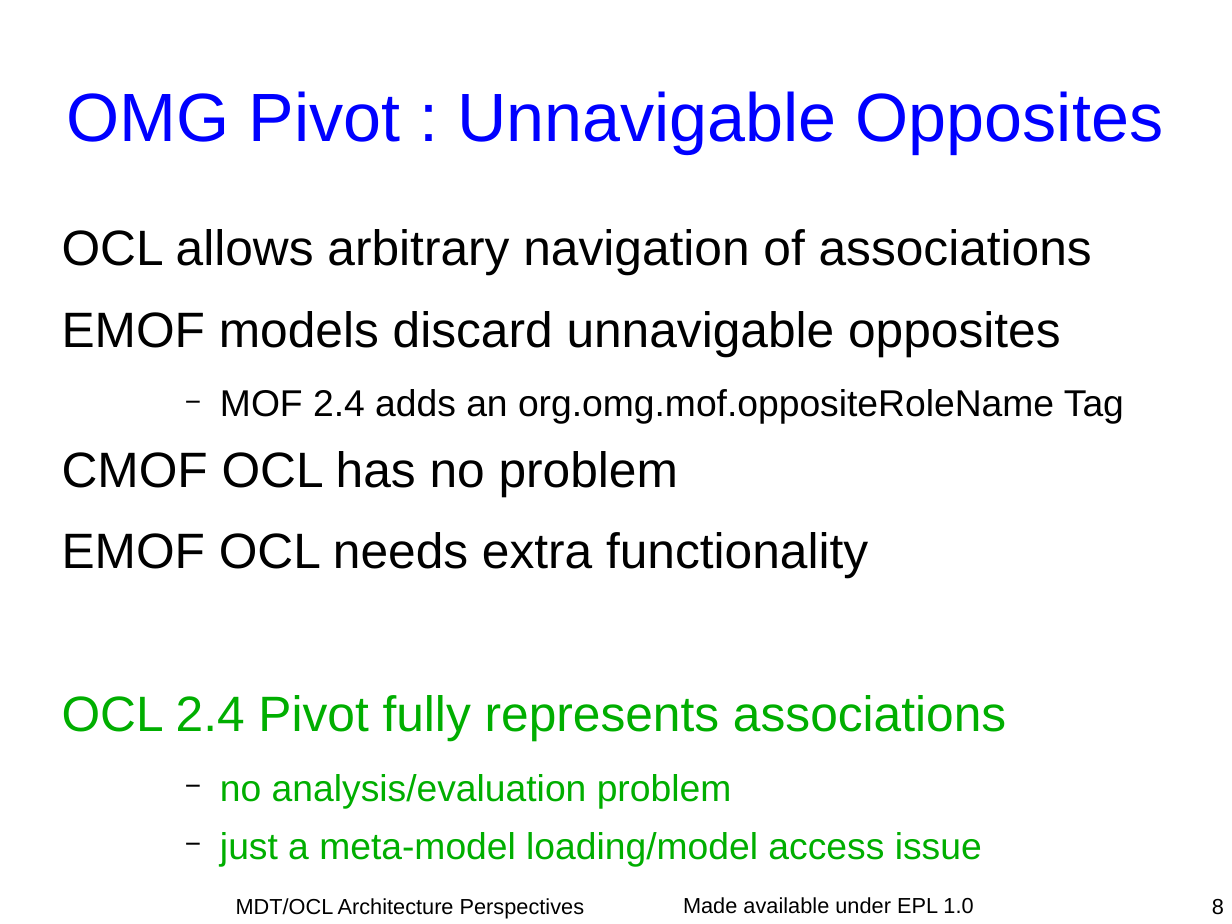
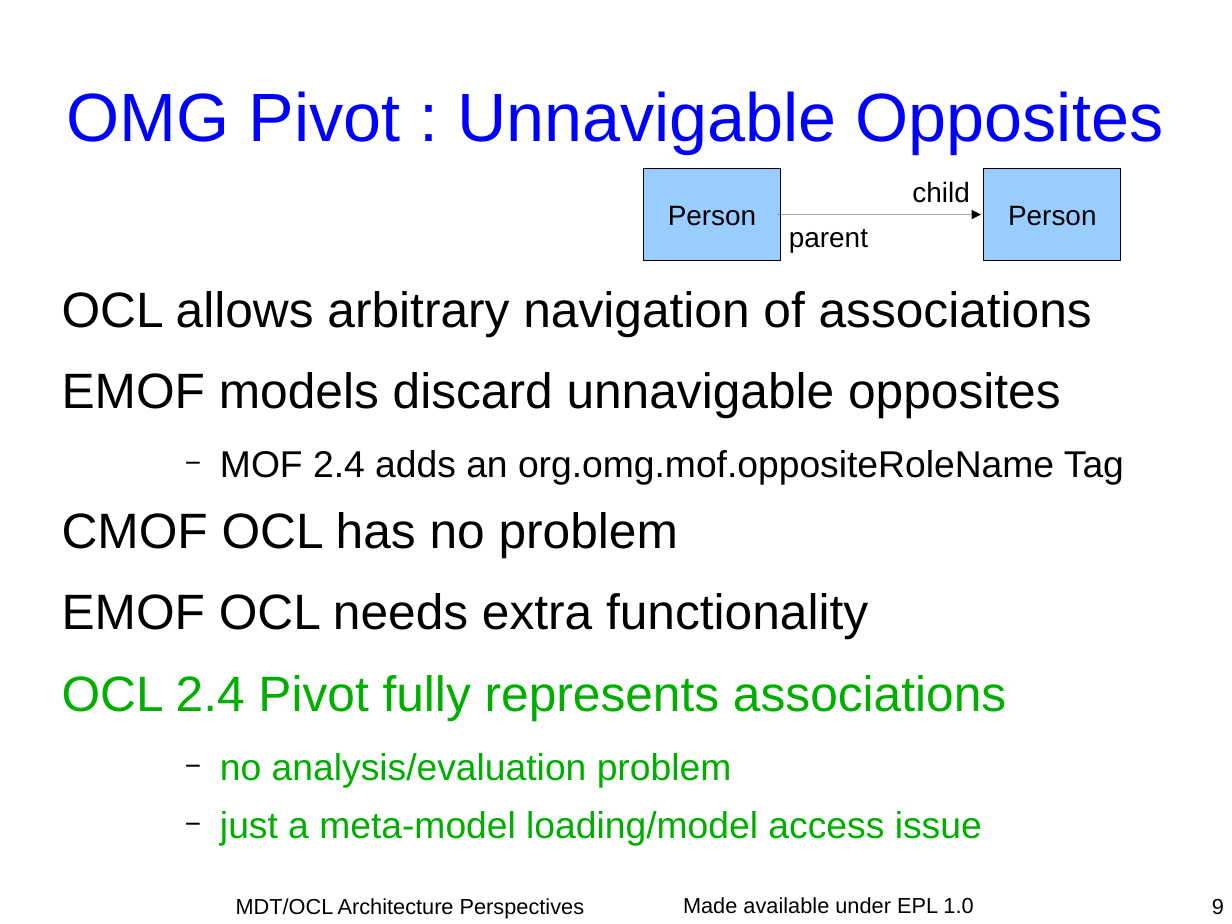
Before and after one commit to eclipse-ocl/ocl-website, a slide deck: slide 9 of ocl/docs/publications/Dresden2010Visit/DresdenVisit.odp (slide 8 before the commit). Drawn at 1232x924 pixels with LibreOffice and Linux fonts; fonts in the diff are those of the drawing. Boxes give left, top, right and bottom in pixels: in the first picture for what was removed or moved away, otherwise in the second. Text is boxed around its words. In the diff, an @@ line names an element or a change of style, - is before the commit and + after.

```diff
--- a/ocl/docs/publications/Dresden2010Visit/DresdenVisit.odp
+++ b/ocl/docs/publications/Dresden2010Visit/DresdenVisit.odp
@@ rectangle added at bbox=[644, 169, 781, 260], fill #99CCFF, outline #000000 0 pt, 18 pt, text #000000 @@
+Person
@@ rectangle added at bbox=[984, 169, 1121, 260], fill #99CCFF, outline #000000 0 pt, 18 pt, text #000000 @@
+Person
@@ text added at bbox=[912, 181, 969, 203], 18 pt, text #000000 @@
+child
@@ arrow added from (778, 215) to (982, 215), #000000 0 pt @@
@@ text added at bbox=[789, 229, 868, 253], 18 pt, text #000000 @@
+parent
@@ text "OCL allows arbitrary navigation of ..." rewrapped from bbox=[62, 229, 1124, 866] to bbox=[62, 291, 1124, 846] @@
@@ page number at bbox=[1212, 899, 1224, 915]: text changed @@
-8
+9
```
Also in this commit, not shown: 20 other slides changed, 11 slides added.
